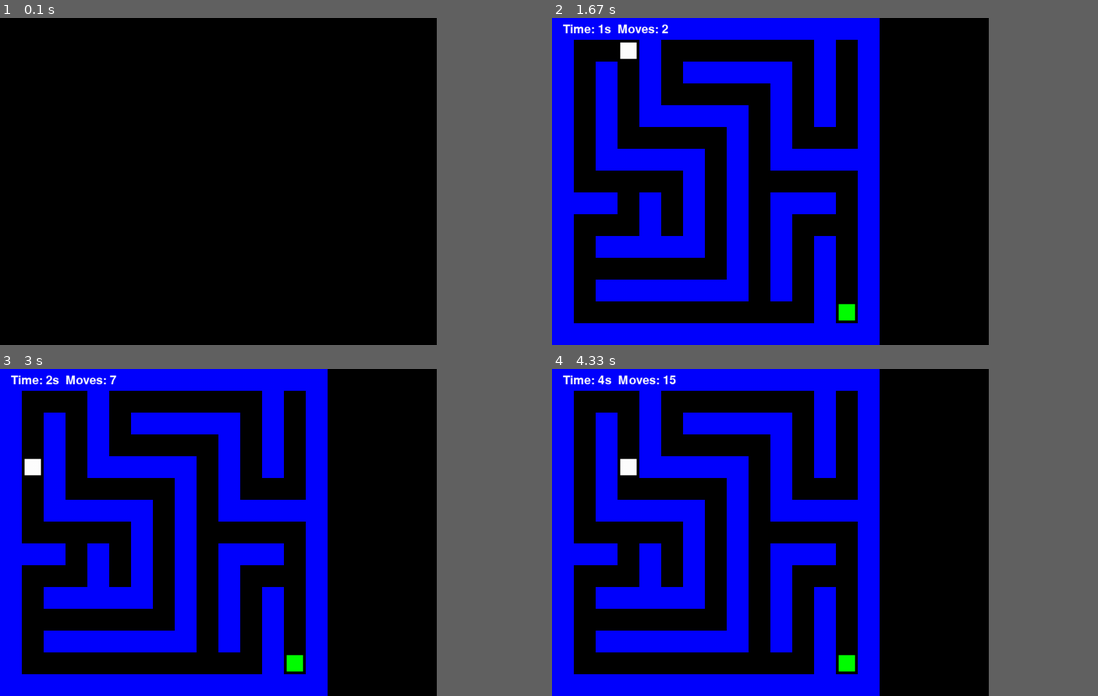
Above: before the commit, frames 1-4 (two rows, left to right).
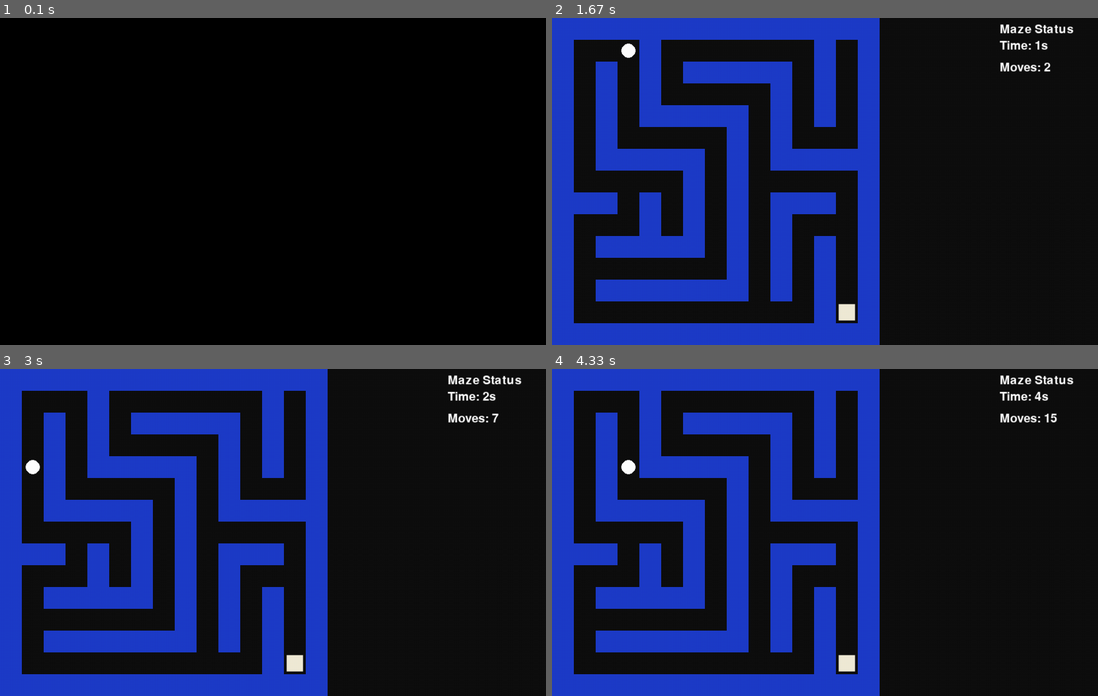
Above: after the commit, the same moments.

Repository: KapX09/pyGameMaze
Game: pygame game, started from Maze2.py
Two runs of this game, one before a commit and one after it. Both use one fixed random seed, a clock stepped at 60 frames per second and the inputs below.
Inputs:
- Up to frame 1 (0.1 s): no input
- Up to frame 2 (1.67 s): hold Right 0.33-0.8 s; hold Up 0.83-1.13 s
- Up to frame 3 (3 s): hold Left 1.67-2.2 s; hold Down 2.23-2.53 s
- Up to frame 4 (4.33 s): hold Up 3-3.37 s; hold Right 3.4-4.03 s; hold Down from 4.07 s (still down)
In our replay, the window is 720x540 before the commit and 900x540 after it. These sizes can differ from the game's own. Grey fills any space a smaller window leaves; there, only what the larger window draws over its background counts as a difference.

The runs differ from the first frame. In frame 1, only the window size differs. In frame 2, 34% of the frame differs, in the area x 0-96%, y 0-100%; in frame 3, 34%; in frame 4, 34%.

Commit message:
Update Maze2.py
score board

Diff:
--- a/Maze2.py
+++ b/Maze2.py
@@ -8,7 +8,7 @@
 # -----------------------------
 TILE_SIZE = 40
 GRID_WIDTH, GRID_HEIGHT = 20, 15
-WIDTH, HEIGHT = GRID_WIDTH * TILE_SIZE, GRID_HEIGHT * TILE_SIZE
+WIDTH, HEIGHT = GRID_WIDTH * TILE_SIZE + 200, GRID_HEIGHT * TILE_SIZE
 
 screen = pygame.display.set_mode((WIDTH, HEIGHT))
 pygame.display.set_caption("Maze Game")
@@ -22,6 +22,9 @@
 GREEN = (0, 255, 0)
 RED = (255, 0, 0)
 GRAY = (100, 100, 100)
+
+WALL_COLOR = (30, 60, 200)   # Soft deep blue
+PATH_COLOR = (15, 15, 15)    # Softer background
 
 # Timeout settings
 TIME_LIMIT = 30  # seconds
@@ -51,20 +54,39 @@
 # Drawing Functions
 # -----------------------------
 def draw_maze():
+    screen.fill(PATH_COLOR) #set bg
+
     for y, row in enumerate(maze):
         for x, tile in enumerate(row):
             if tile == 'W':
-                pygame.draw.rect(screen, BLUE, (x * TILE_SIZE, y * TILE_SIZE, TILE_SIZE, TILE_SIZE))
+                pygame.draw.rect(screen, WALL_COLOR, (x * TILE_SIZE, y * TILE_SIZE, TILE_SIZE, TILE_SIZE))
 
 def draw_player(x, y):
-    pygame.draw.rect(screen, WHITE, (x * TILE_SIZE + 5, y * TILE_SIZE + 5, TILE_SIZE - 10, TILE_SIZE - 10))
+    # pygame.draw.rect(screen, WHITE, (x * TILE_SIZE + 5, y * TILE_SIZE + 5, TILE_SIZE - 10, TILE_SIZE - 10))
+    pygame.draw.circle(
+        screen,
+        WHITE,
+        (x * TILE_SIZE + TILE_SIZE // 2, y * TILE_SIZE + TILE_SIZE // 2),
+        TILE_SIZE // 3
+    )
 
 def draw_goal(goal_pos):
-    pygame.draw.rect(screen, GREEN, (goal_pos[0] * TILE_SIZE + 5, goal_pos[1] * TILE_SIZE + 5, TILE_SIZE - 10, TILE_SIZE - 10))
+    pygame.draw.rect(screen, (240,234,214), (goal_pos[0] * TILE_SIZE + 5, goal_pos[1] * TILE_SIZE + 5, TILE_SIZE - 10, TILE_SIZE - 10))
+    # pygame.draw.rect(
+    #     screen,
+    #     (0, 200, 0),
+    #     (goal_pos[0] * TILE_SIZE + 8, goal_pos[1] * TILE_SIZE + 8, TILE_SIZE - 16, TILE_SIZE - 16),
+    #     border_radius=6
+    # )
 
 def draw_score(time_sec, moves):
-    score_text = font.render(f"Time: {time_sec}s  Moves: {moves}", True, WHITE)
-    screen.blit(score_text, (20, 10))
+    title = font.render("Maze Status", True, WHITE)
+    screen.blit(title, (GRID_WIDTH * TILE_SIZE + 20, 10))
+
+    score_text = font.render(f"Time: {time_sec}s", True, WHITE)
+    move_text = font.render(f"Moves: {moves}", True, WHITE)
+    screen.blit(score_text, (GRID_WIDTH * TILE_SIZE + 20, 40))
+    screen.blit(move_text, (GRID_WIDTH * TILE_SIZE + 20, 80))
 
 # -----------------------------
 # End Screen with Buttons
